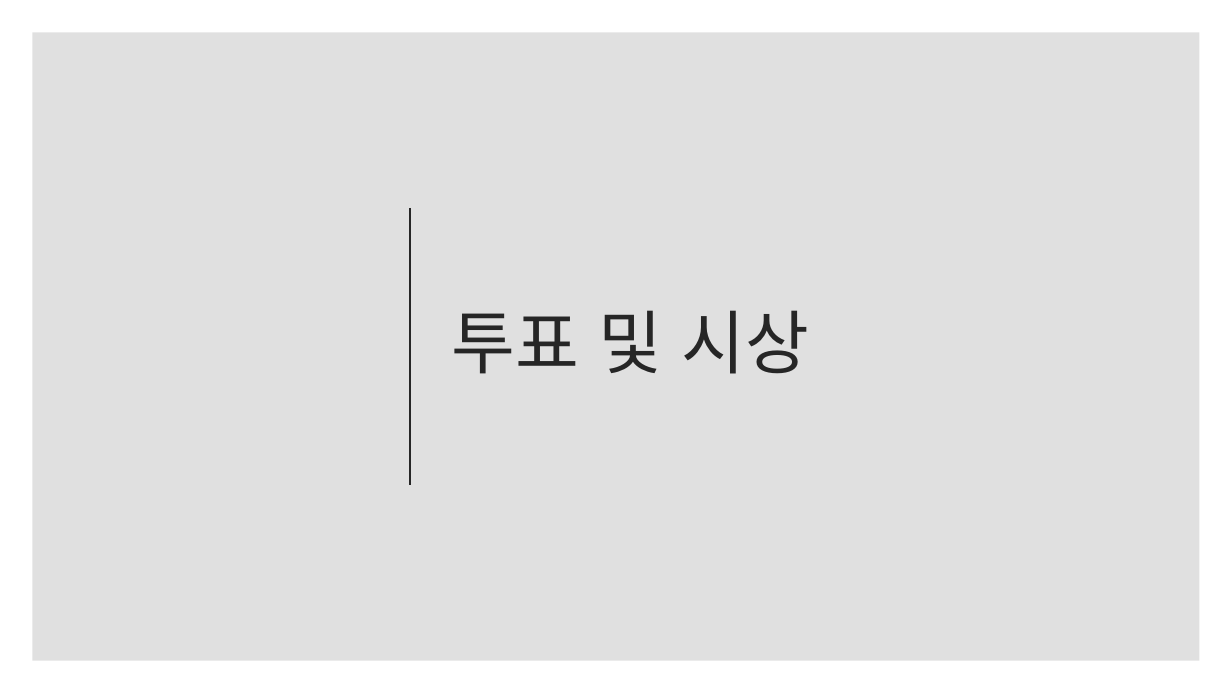
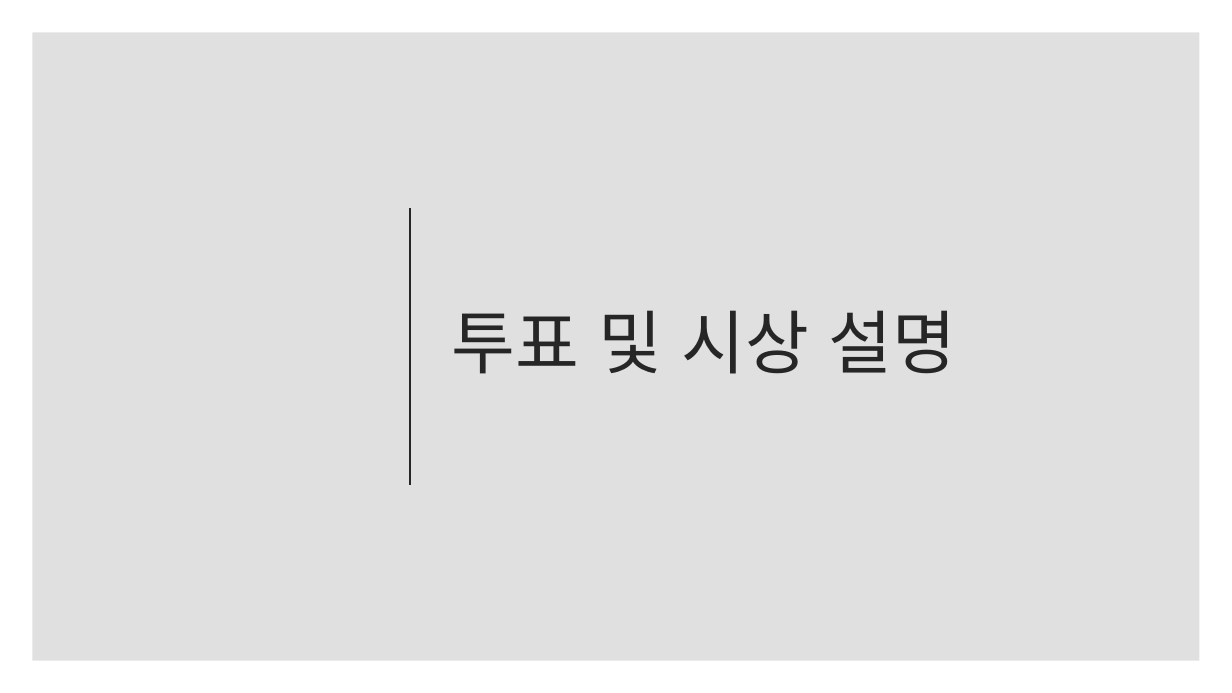
Before and after one commit to kjh99660/Study_powerpoint, a slide deck: slide 12 of 튜토리얼_프로젝트_최종발표.pptx. Drawn at 1232x693 pixels with LibreOffice and Linux fonts; fonts in the diff are those of the drawing. Boxes give left, top, right and bottom in pixels: in the first picture for what was removed or moved away, otherwise in the second. Text is boxed around its words. In the diff, an @@ line names an element or a change of style, - is before the commit and + after.

```diff
--- a/튜토리얼_프로젝트_최종발표.pptx
+++ b/튜토리얼_프로젝트_최종발표.pptx
@@ title at bbox=[452, 310, 957, 374]: text changed @@
-투표 및 시상
+투표 및 시상 설명
```
Also in this commit, not shown: 4 other slides changed.
